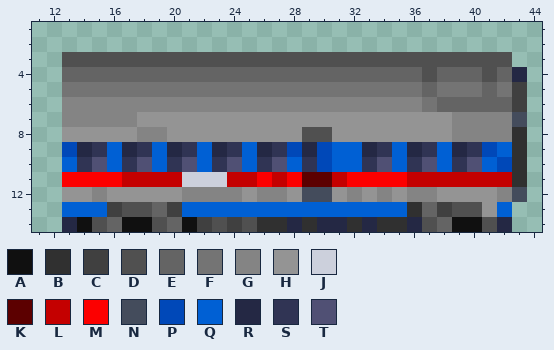
File history of a sprite sheet, docs/download_page/_static/CAFE_CAR_DHC_1.png. The picture above is the old version.
The file is 70x15 pixels. Shown: x 11..44, y 1..14.
Palette (. is transparent): A #101010  B #303030  C #404040  D #505050  E #646464  F #747474  G #848484  H #949494  J #ccd0dc  K #5c0000  L #c40000  M #fc0000  N #444c5c  P #0048b8  Q #0060d4  R #242844  S #303454  T #505074
Once edited:
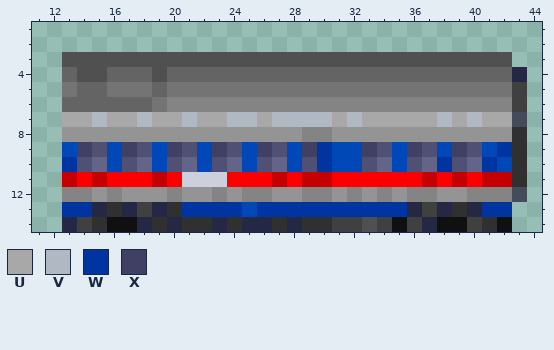
Colours new in this view: U #a8a8a8  V #b0b8c4  W #0034a0  X #404064
Commit: Change: Prepare for changing graphics of Cafe car Apply #435
Diff:
colour S: #303454 -> #505074
colour T: #505074 -> #646488
Changed rows in their new state; - is a pixel that keeps its letter.
first column x 13:
 4 -DD---D-----------------E---E-
 5 -EE---E-----------------F---F-
 6 EEEEEEF-----------------GGGGGG
 7 UUVUUVUUVUUVVUVVVVUVUUUUUVUVUU
 8 -----HH---------GG--------HHHH
 9 -X-PX-PX-PX-PX--XWPPX-PX-PX--W
10 W--P--P--P--P--P-WPP--P--W--W-
11 L-L-MM-M---MM---LLM----M-M-M--
12 GGHG---GHH-HG-H-GG---------GG-
13 WWRBRCRBWWWWPWWWWWWWWWWRCRBRWW
14 -CBA-RBRBBRBRR---BCCDCACRA-CBA
